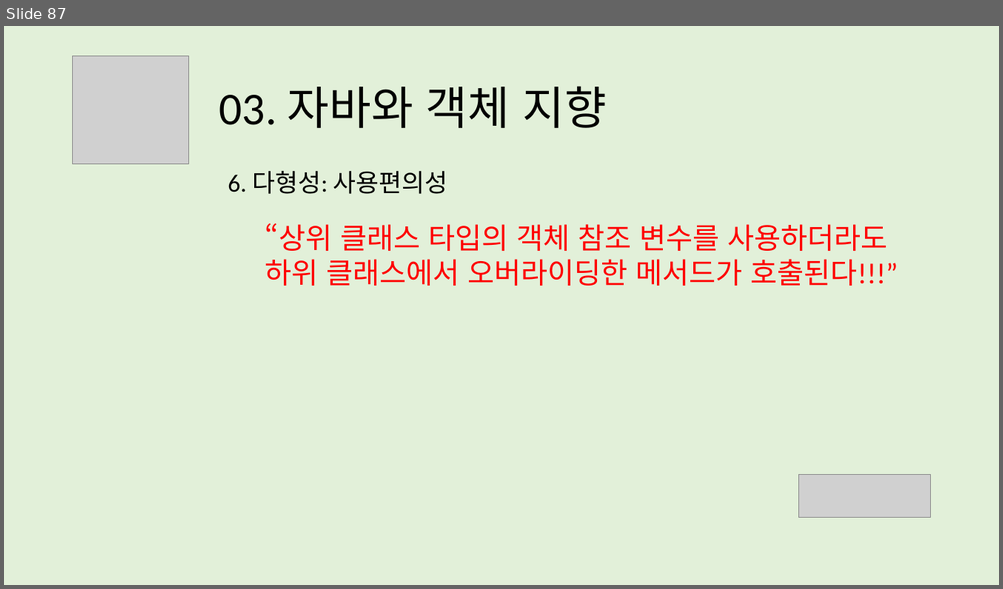
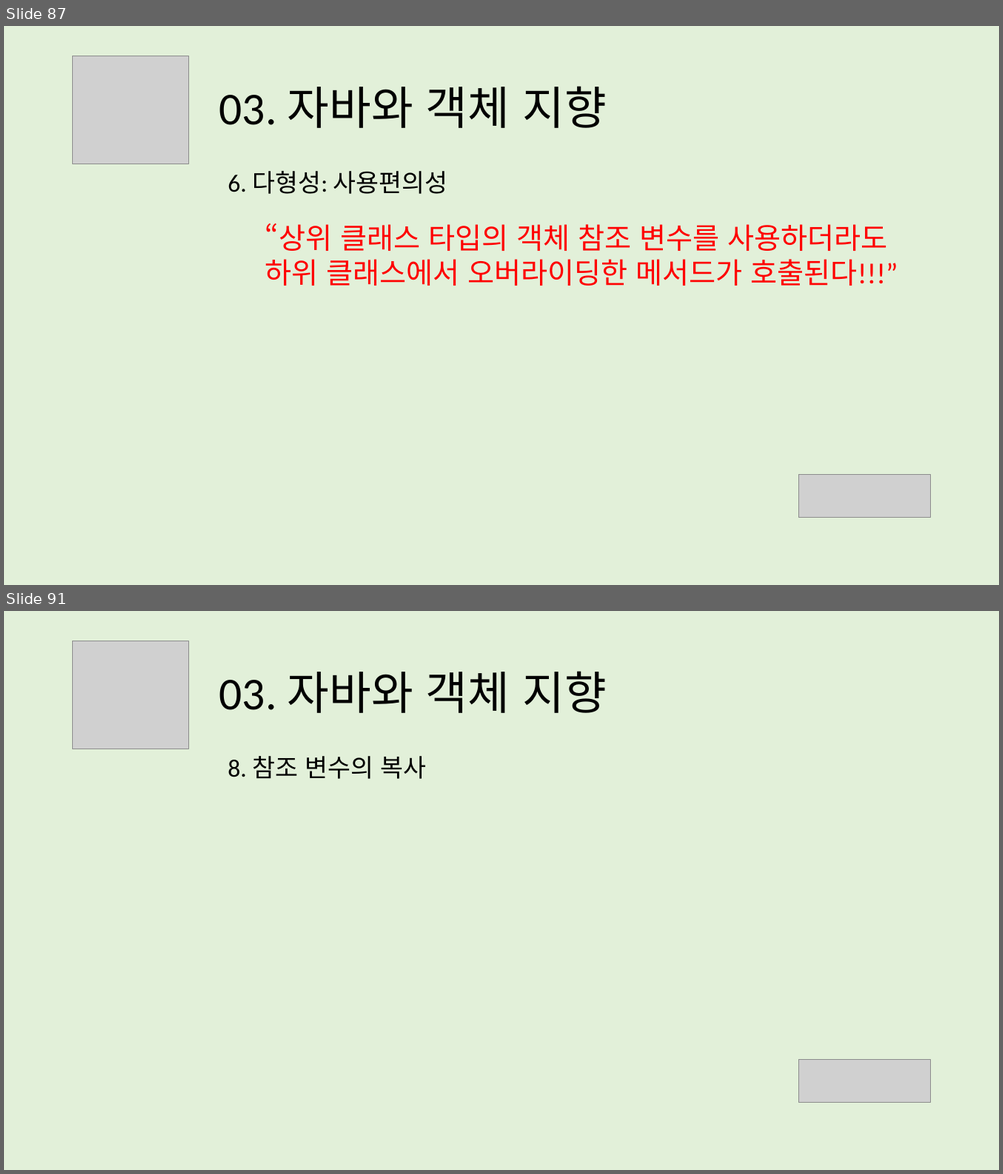
Before and after one commit to mazdah/HTTPTest, a slide deck: docs/스프링 입문을 위한 객체 지향의 원리와 이해 .pptx. Shown one above the other, each under a label of ours: slide 87 before the commit, slides 87 and 91 after it; the slides between them are not shown. The pictures are 1003x589 and 1003x1174 pixels, drawn with LibreOffice and Linux fonts; fonts in the diff are those of the drawing; grey boxes stand for pictures. Boxes give left, top, right and bottom in pixels: in the first picture for what was removed or moved away, otherwise in the second. Text is boxed around its words. In the diff, an @@ line names an element or a change of style, - is before the commit and + after.

```diff
--- a/docs/스프링 입문을 위한 객체 지향의 원리와 이해 .pptx
+++ b/docs/스프링 입문을 위한 객체 지향의 원리와 이해 .pptx
@@ slide 91 added at (x1=4, y1=611, x2=999, y2=1170), background #E2F0D9 @@
@@ picture added at (x1=73, y1=641, x2=189, y2=749) @@
@@ title added at (x1=219, y1=671, x2=606, y2=713), 44 pt, text #000000 @@
+03. 자바와 객체 지향
@@ text added at (x1=227, y1=756, x2=427, y2=779), 24 pt, text #000000 @@
+8. 참조 변수의 복사
@@ picture added at (x1=799, y1=1060, x2=930, y2=1103) @@
```
Also in this commit, not shown: 2 slides changed, 3 other slides added.
